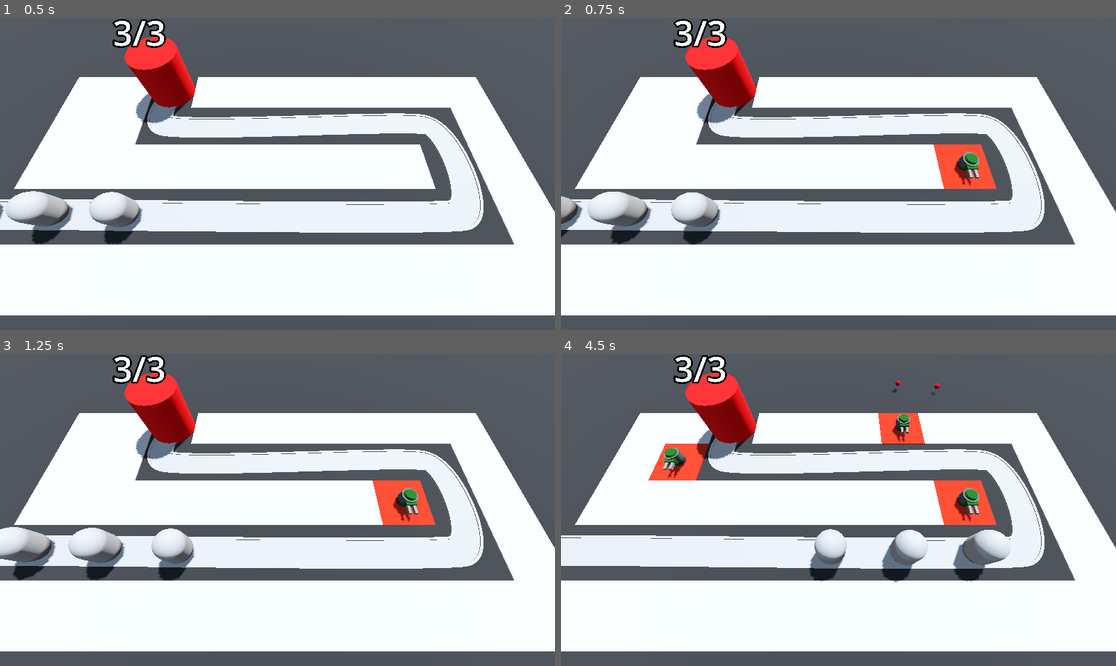
Above: before the commit, frames 1-4 (two rows, left to right).
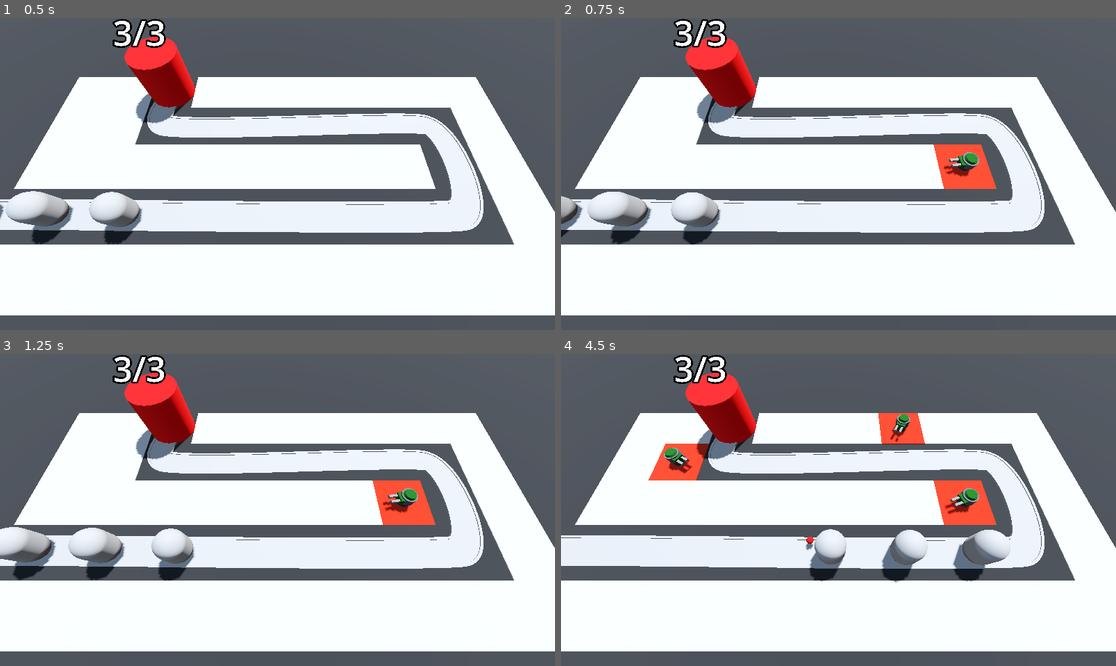
Above: after the commit, the same moments.

Repository: MateuszKosowski/Barbarian-Tower-Defense
Game: Godot game, scene res://Scenes/BaseLvl.tscn
The game is run twice, just before and just after one commit, with the same random seed, the same clock (stepped at 60 frames per second) and the same inputs.
Inputs (mouse positions are in pixels of both pictures, inside the frame that each line leads up to):
- Up to frame 1 (0.5 s): no input
- Up to frame 2 (0.75 s): move the mouse to (960, 158) at 0.52 s; press the mouse at (960, 158) at 0.53 s
- Up to frame 3 (1.25 s): no input
- Up to frame 4 (4.5 s): move the mouse to (727, 525) at 1.27 s; release the mouse at (727, 525) at 1.28 s; click (727, 525) at 1.35 s; move the mouse to (894, 441) at 2.02 s; press the mouse at (894, 441) at 2.03 s; move the mouse to (810, 572) at 2.77 s; release the mouse at (810, 572) at 2.78 s; click (810, 572) at 2.85 s; move the mouse to (1005, 556) at 3.52 s; press the mouse at (1005, 556) at 3.53 s; move the mouse to (672, 463) at 4.27 s; release the mouse at (672, 463) at 4.28 s; click (672, 463) at 4.35 s

Frame 1 is identical in both runs. In frame 2, 0.2% of the frame differs, in the area x 68-76%, y 44-54%; in frame 3, 0.2%; in frame 4, 0.6%, in the area x 18-76%, y 8-63%.

Commit message:
Tourret is rotating

Diff:
--- a/Scenes/BaseLvl.tscn
+++ b/Scenes/BaseLvl.tscn
@@ -113,6 +113,7 @@
 
 [node name="Base" parent="." instance=ExtResource("3_gnxop")]
 
-[node name="TurretManager" type="Node3D" parent="."]
+[node name="TurretManager" type="Node3D" parent="." node_paths=PackedStringArray("enemy_path")]
 script = ExtResource("5_tmalv")
 turret = ExtResource("6_wbrk8")
+enemy_path = NodePath("../Path3D")
--- a/Scenes/Turret/projectile.gd
+++ b/Scenes/Turret/projectile.gd
@@ -1,7 +1,7 @@
 extends Area3D
 
 var direction: Vector3 = Vector3.FORWARD
-@export var speed: float = 15.0
+@export var speed: float = 30.0
 
 func _physics_process(delta: float) -> void:
 	$".".position += direction * speed * delta
--- a/Scenes/Turret/turret.gd
+++ b/Scenes/Turret/turret.gd
@@ -1,8 +1,12 @@
 extends Node3D
 
 @export var projectile: PackedScene
+var enemy_path: Path3D
+@onready var barrels: Array = [$TurretBase/TurretTop/Visor/Barrel, $TurretBase/TurretTop/Visor/Barrel2]
 
-@onready var barrels: Array = [$TurretBase/TurretTop/Visor/Barrel, $TurretBase/TurretTop/Visor/Barrel2]
+func _physics_process(delta: float) -> void:
+	var enemy = enemy_path.get_children().back()
+	$".".look_at(enemy.global_position, Vector3.UP, true)
 
 func _on_reload_timeout() -> void:
 	var shot = projectile.instantiate()
@@ -10,5 +14,4 @@
 	var random_barrel = barrels[randi() % barrels.size()]
 	$".".add_child(shot)
 	shot.global_position = random_barrel.global_position
-	print($".".global_position)
-	print(random_barrel.global_position)
+	shot.direction = $".".global_transform.basis.z
--- a/Scenes/TurretManager.gd
+++ b/Scenes/TurretManager.gd
@@ -1,8 +1,10 @@
 extends Node3D
 
 @export var turret: PackedScene
+@export var enemy_path: Path3D
 
 func build_turret(turret_pos: Vector3) -> void:
 	var new_turret = turret.instantiate()
 	$".".add_child(new_turret)
 	new_turret.global_position = turret_pos
+	new_turret.enemy_path = enemy_path
